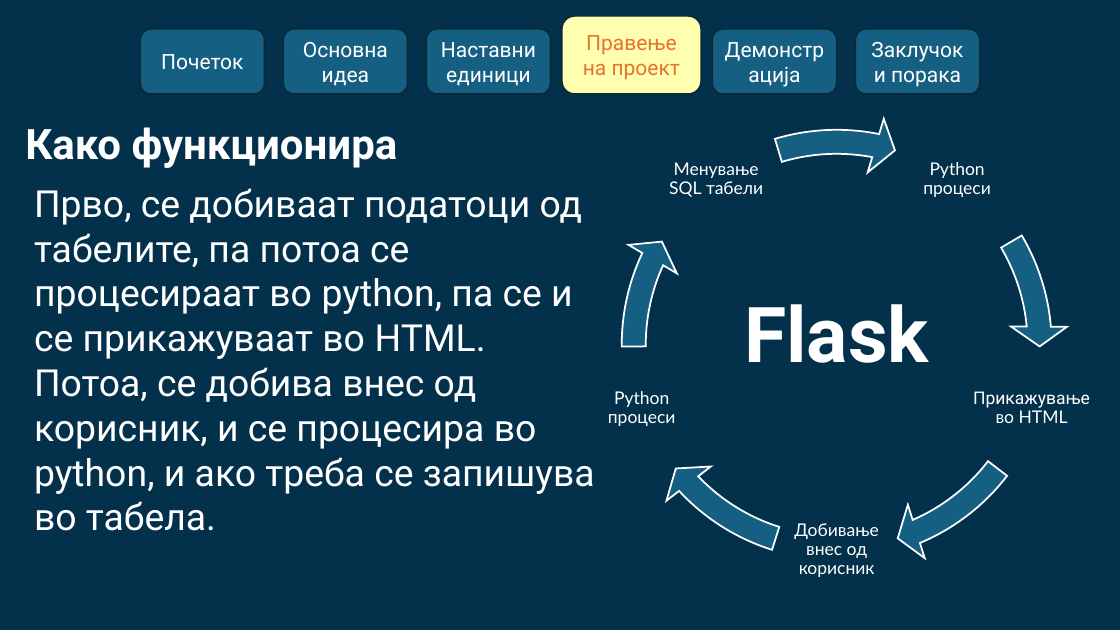
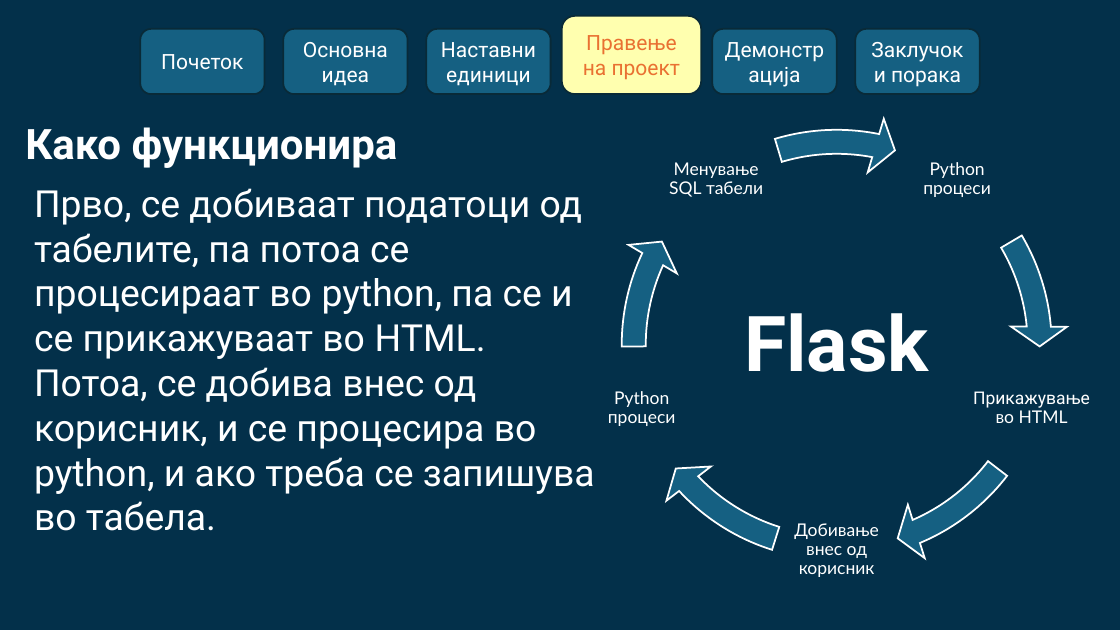
Before and after one commit to JakeThePygrammer/FinalProject, a slide deck: slide 8 of Презентација.pptx. Drawn at 1120x630 pixels with LibreOffice and Linux fonts; fonts in the diff are those of the drawing. Boxes give left, top, right and bottom in pixels: in the first picture for what was removed or moved away, otherwise in the second. Text is boxed around its words. In the diff, an @@ line names an element or a change of style, - is before the commit and + after.

Commit message:
Project work

```diff
--- a/Презентација.pptx
+++ b/Презентација.pptx
@@ text "Flask": place and size @@
-text "Flask" at (744,304,929,363)
+text "Flask" at (744,313,929,372)
```
